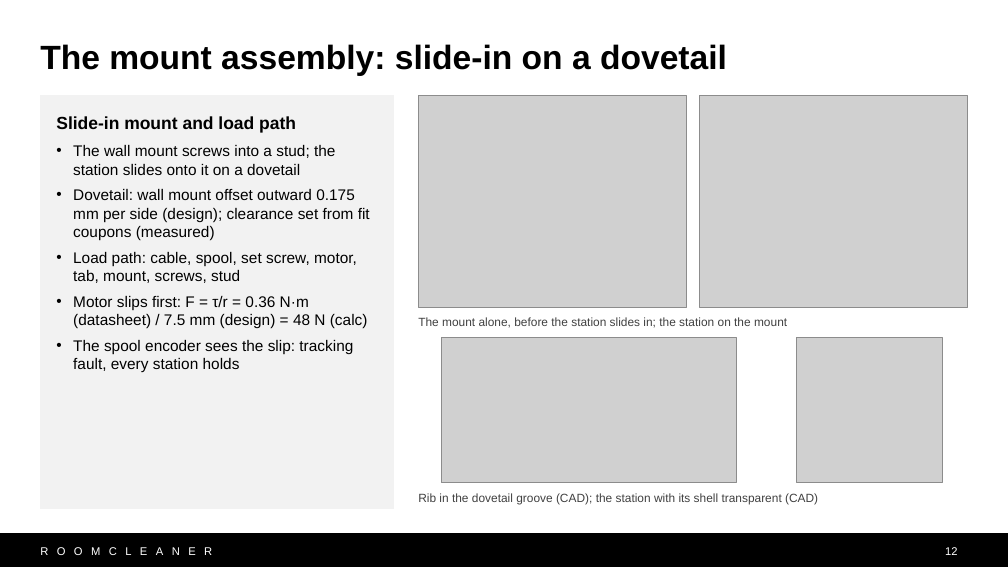
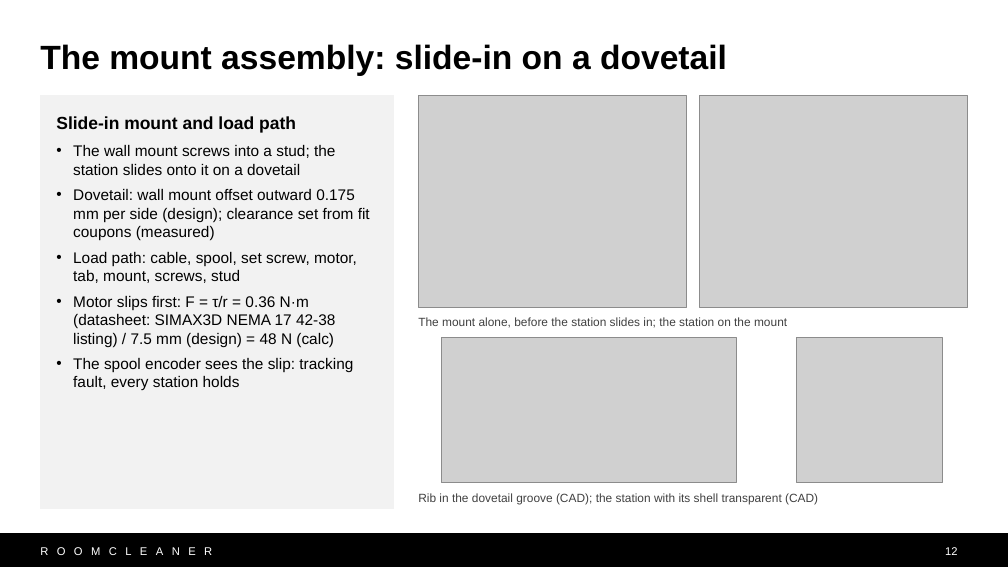
Before and after one commit to Jaspario1199/RoomCleaner, a slide deck: slide 12 of docs/presentation/deck_v10/RoomCleaner_Buntinx_v10.pptx. Drawn at 1008x567 pixels with LibreOffice and Linux fonts; fonts in the diff are those of the drawing; grey boxes stand for pictures. Boxes give left, top, right and bottom in pixels: in the first picture for what was removed or moved away, otherwise in the second. Text is boxed around its words. In the diff, an @@ line names an element or a change of style, - is before the commit and + after.

```diff
--- a/docs/presentation/deck_v10/RoomCleaner_Buntinx_v10.pptx
+++ b/docs/presentation/deck_v10/RoomCleaner_Buntinx_v10.pptx
@@ text in rectangle at box(73, 296, 335, 347): text changed @@
-• Motor slips first: F = τ/r = 0.36 N·m (datasheet) / 7.5 mm (design) = 48 N (calc)
+• Motor slips first: F = τ/r = 0.36 N·m (datasheet: SIMAX3D NEMA 17 42-38 listing) / 7.5 mm (design) = 48 N (calc)
```
Also in this commit, not shown: 5 other slides changed, 11 other files.
